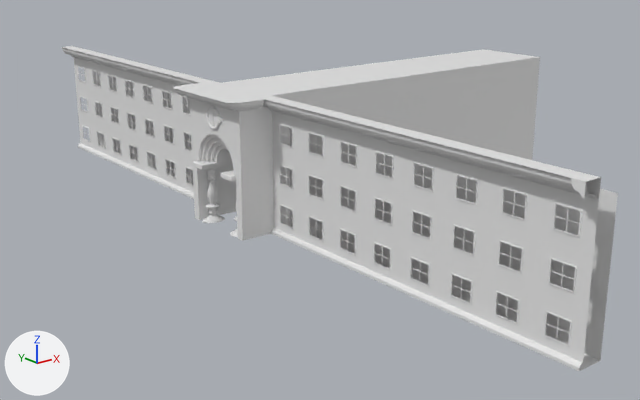
An edit to the FBX model Assets/Nathan/Models/MiniGame3/buiild.fbx, drawn before and after from the same camera.
Camera for both pictures: a camera (50 mm lens) standing at (-12.3, -37.1, 17.4) and looking at (21.0, 4.5, 0.8). Arrows for +X, +Y and +Z are at lower left; the lights stay in place. Where no turn or scale is listed for an object, it has been applied to the vertices. Vertices at the same position are counted once.
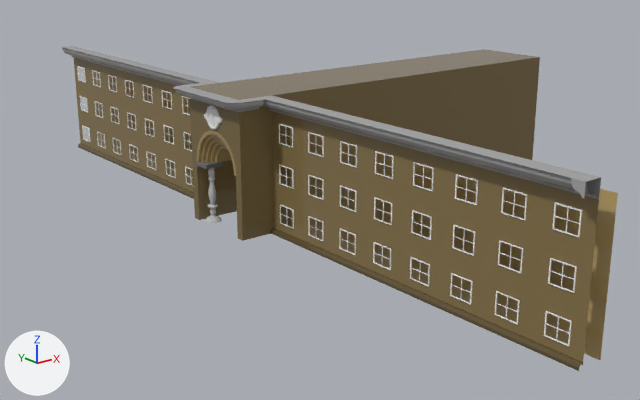
Pixel boxes (x1, y1, x2, y2) of what changed, in the pictures (640 x 400 px; the box of a moved part takes in the faces that stretch with it):
'Box019', recoloured (grey to brown): (190, 49, 540, 241) in both
'Object015', recoloured (grey to brown): (93, 71, 618, 360) in both
'Object008', recoloured (white to grey): (62, 46, 601, 199) in both
'Object012', reshaped: before (78, 143, 600, 371); after (78, 143, 583, 371)
'Object014', recoloured (grey to brown): (197, 130, 236, 176) in both
'Line002', moved, rescaled: before (202, 168, 238, 237); after (205, 168, 222, 223)
'Box023', reshaped, rescaled: before (192, 161, 236, 182); after (196, 161, 223, 169)
part 1 of me_mesh_005, deleted: before (221, 170, 236, 182)
part 2 of me_mesh_005, recoloured: (197, 161, 223, 169) in both
part 3 of me_mesh_008, deleted: before (78, 146, 600, 371)
part 4 of me_mesh_008, recoloured (white to brown): (78, 143, 583, 367) in both
part 5 of me_mesh_012, moved or reshaped: before (77, 95, 592, 362); after (77, 95, 592, 365)
part 6 of me_mesh_012, recoloured (grey to brown): (73, 57, 599, 327) in both

Patch to the scene script:
```diff
--- a/Assets/Nathan/Models/MiniGame3/buiild.fbx.py
+++ b/Assets/Nathan/Models/MiniGame3/buiild.fbx.py
@@ mat_material__2 @@
+mat_material__2 = principled_material('Material #2')
+mat_material__2.base_color = (0.245, 0.176, 0.0725)  # brown #88744c
+mat_material__2.roughness = 0.0
@@ mat_material__5 @@
+mat_material__5 = principled_material('Material #5')
+mat_material__5.base_color = (0.115, 0.0827, 0.0341)  # brown #5f5134
+mat_material__5.roughness = 0.0
@@ mat_material__9 @@
+mat_material__9 = principled_material('Material #9')
+mat_material__9.base_color = (0.165, 0.165, 0.165)  # grey #717171
+mat_material__9.roughness = 0.0
@@ me_mesh_008 @@
-me_mesh_008.from_pydata(...)  # 374 vertices, 288 faces; spans x -0.3..1.1, y -1.8..43.8, z -4.6..-4.3
+me_mesh_008.from_pydata(...)  # 272 vertices, 224 faces; spans x -0.3..-0.1, y -1.8..43.8, z -4.6..-4.3
+# me_mesh_008 part 3: 102 vertices removed from x -0.3..1.1, y -1.8..43.8, z -4.6
+# me_mesh_008 part 4: 192 faces spanning x -0.3..-0.1, y -1.8..43.8, z -4.5..-4.3 switch from no material to mat_material__5 (brown #5f5134)
@@ me_mesh_011 @@
 me_mesh_011.from_pydata(...)  # 306 vertices, 256 faces; spans x 1.1, y -1.8..43.8, z -4.6..2.2
+me_mesh_011.materials.append(mat_material__11)  # brown #caae74
@@ me_mesh_010 @@
 me_mesh_010.from_pydata(...)  # 352 vertices, 325 faces; spans x -0.3..24.2, y -3.8..0.2, z 0.0..2.1
+me_mesh_010.materials.append(mat_material__8)  # brown #a68f5e
@@ me_mesh_012 @@
-me_mesh_012.from_pydata(...)  # 400 vertices, 288 faces; spans x 0.0, y -10.2..35.4, z -0.6..6.0
+me_mesh_012.from_pydata(...)  # 500 vertices, 288 faces; spans x 0.0, y -10.2..35.4, z -0.7..6.0
+# me_mesh_012 part 5
+# 64 faces are deleted
+# 50 vertices in x 0.0, y -10.2..35.4, z -0.6 move by (0.0, 0.0, -0.1)
+# 100 new vertices lie (0.0, 0.0, 1.0) away from vertices in x 0.0, y -10.2..35.4, z -0.1..2.1
+# 64 new faces join them
+# me_mesh_012 part 6: 224 faces spanning x 0.0, y -10.2..35.4, z -0.7..6.0 switch from no material to mat_material__2 (brown #88744c)
@@ me_mesh_006 @@
 me_mesh_006.from_pydata(...)  # 1916 vertices, 3596 faces; spans x -2.6..0.4, y -32.0..13.6, z -0.3..0.5
+me_mesh_006.materials.append(mat_material__6)  # grey #a6a6a6
@@ me_mesh_004 @@
 me_mesh_004.from_pydata(...)  # 104 vertices, 81 faces; spans x -0.3..24.2, y -4.3..0.7, z -3.5..4.2
+me_mesh_004.materials.append(mat_material__7)  # brown #7c6a45
@@ me_mesh_005 @@
 # used by ob_box023; location = (13.17, 1.87, 4.23); rotation_euler = (0.0, 0.0, 3.142), in degrees (0, 0, 180); scale = (0.0281, 0.0149, 0.0338)
-me_mesh_005.from_pydata(...)  # 2369 vertices, 2352 faces; spans x -848.0..28.0, y -233.0..35.0, z 0.0..8.0
+me_mesh_005.from_pydata(...)  # 296 vertices, 294 faces; spans x -28.0..28.0, y -233.0..-162.0, z 0.0..8.0
+# me_mesh_005 part 1: 7 loose pieces with 2072 vertices, spanning x -848.0..28.0, y -233.0..35.0, z 0.0..8.0, are deleted
+# me_mesh_005 part 2: 294 faces spanning x -28.0..28.0, y -233.0..-162.0, z 0.0..8.0 switch from no material to mat_material__9 (grey #717171)
@@ ob_line002 @@
 ob_line002 = bpy.data.objects.new('Line002', me_mesh_003)
-ob_line002.location = (13.65, 1.91, 2.49)
+ob_line002.location = (13.53, 1.91, 2.49)
 ob_line002.rotation_euler = (1.571, 0.0, 3.142)  # degrees (90, 0, 180)
-ob_line002.scale = (0.0358, 0.0156, 0.0266)
+ob_line002.scale = (0.0247, 0.0156, 0.0266)
@@ ob_box023 @@
 ob_box023.rotation_euler = (0.0, 0.0, 3.142)  # degrees (0, 0, 180)
-ob_box023.scale = (0.0281, 0.0149, 0.0338)
+ob_box023.scale = (0.0194, 0.0149, 0.0338)
```
